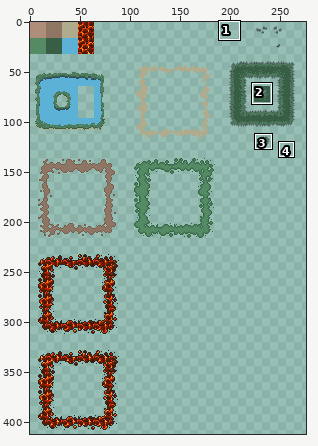
One commit to this sprite sheet: maps/tileset.png. The first picture is a wide view before the edit; the outline marks the close-up.
Close-up. Earlier state:
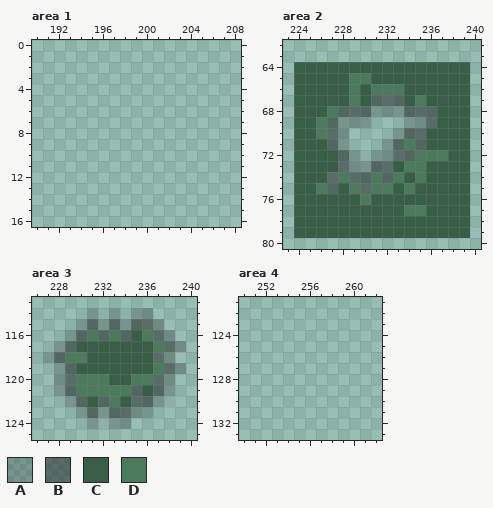
The file is 512x512 pixels. Colours within 5 levels of each other are drawn and written as one. Shown: area 1: x 190..208, y 0..16; area 2: x 223..240, y 62..80; area 3: x 226..240, y 113..125; area 4: x 250..262, y 121..133. The wide view leaves out empty margins. The commit also changed other parts of the picture, which this record leaves out.
Palette (. is transparent): A #1c1c1c40  B #1c1c1c80  C #395e46  D #4c7a5c
Pixels before, area 2, first column x 224:
64 CCCCCCCCCCCCCCCC
65 CCCCCDDCCCCCCCCC
66 CCCCCDCDDDCCCCCC
67 CCCCCDCBBBCDCCCC
68 CCCDBBBAAABBBCCC
69 CCDBAAA...AABCCC
70 CCDBA....ABBCCCC
71 CCCBA...ABDBCCCC
72 CCCCBA.AABBDDDCC
73 CCCCBAABBCDDCCCC
74 CCCBDBBDBDCDCCCC
75 CCDBCDBDDCDCCCCC
76 CCCCCCDCCCCCCCCC
77 CCCCCCCCCCDDCCCC
78 CCCCCCCCCCCCCCCC
79 CCCCCCCCCCCCCCCC
Pixels before, area 3, first column x 227:
114 ....A.A.AA...
115 ...ABABABBA..
116 ..ABDBDBCDBA.
117 .ABCCCCCCCDBA
118 ABDDCCCCCCBA.
119 .ABCCCCCCCDBA
120 .ABDDDCCDDBA.
121 .ABDDDDDBCBA.
122 ..ABCBDCBBA..
123 ...ABABBAA...
124 ....A.AA.....
After the commit:
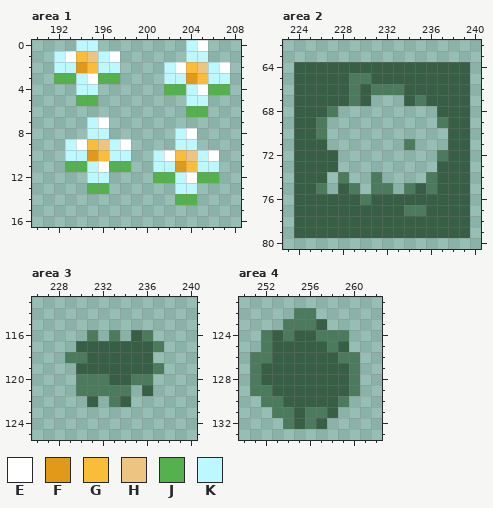
Colours new in this view: E #ffffff  F #e1991a  G #fabd3a  H #edc482  J #55b14e  K #bdf7ff
The edit:
Area 1:
y 0: x 194..195 .. -> KK; x 204..205 .. -> KE
y 1: x 192..197 ...... -> KEGHKE; x 204..205 .. -> KK
y 2: x 192..197 ...... -> KKFGKK; x 202..207 ...... -> KEGHKE
y 3: x 192..197 ...... -> JJKEJJ; x 202..207 ...... -> KKFGKK
y 4: x 194..195 .. -> KK; x 202..207 ...... -> JJKEJJ
y 5: x 194..195 .. -> JJ; x 204..205 .. -> KK
y 6: x 204..205 .. -> JJ
y 7: x 195..196 .. -> KE
y 8: x 195..196 .. -> KK; x 203..204 .. -> KE
y 9: x 193..198 ...... -> KEGHKE; x 203..204 .. -> KK
y 10: x 193..198 ...... -> KKFGKK; x 201..206 ...... -> KEGHKE
y 11: x 193..198 ...... -> JJKEJJ; x 201..206 ...... -> KKFGKK
y 12: x 195..196 .. -> KK; x 201..206 ...... -> JJKEJJ
y 13: x 195..196 .. -> JJ; x 203..204 .. -> KK
y 14: x 203..204 .. -> JJ
Area 2:
y 67: x 231..233 BBB -> ...
y 68: x 228..236 BBBAAABBB -> .........
y 69: x 227..230 BAAA -> ....; x 234..237 AABC -> ...D
y 70: x 227..228 BA -> ..; x 233..237 ABBCC -> .....
y 71: x 227..228 BA -> ..; x 232..233 AB -> ..; x 235..237 BCC -> ...
y 72: x 228..229 BA -> ..; x 231..236 AABBDD -> ......
y 73: x 228..236 BAABBCDDC -> .........
y 74: x 227 B -> .; x 229..230 BB -> ..; x 232..236 BDCDC -> ....D
y 75: x 227 B -> .; x 230 B -> .; x 233 C -> .; x 236 C -> D
Area 3:
y 114: x 231 A -> .; x 233 A -> .; x 235..236 AA -> ..
y 115: x 230..237 ABABABBA -> ........
y 116: x 229..230 AB -> ..; x 232 B -> .; x 234 B -> .; x 237..238 BA -> ..
y 117: x 228..229 AB -> ..; x 238..239 BA -> ..
y 118: x 227..228 AB -> ..; x 237..238 BA -> ..
y 119: x 228..229 AB -> ..; x 238..239 BA -> ..
y 120: x 228..229 AB -> ..; x 237..238 BA -> ..
y 121: x 228..229 AB -> ..; x 235 B -> .; x 237..238 BA -> ..
y 122: x 229..230 AB -> ..; x 232 B -> .; x 235..237 BBA -> ...
y 123: x 230..236 ABABBAA -> .......
y 124: x 231 A -> .; x 233..234 AA -> ..
Area 4:
y 122: x 255..256 .. -> DD
y 123: x 254..257 .... -> DDDC
y 124: x 252..259 ........ -> DCDCCDDD
y 125: x 252..259 ........ -> DCCCCCDC
y 126: x 251..260 .......... -> DDCCCCCCDD
y 127..128: x 251..260 .......... -> DCCCCCCCCD
y 129: x 251..260 .......... -> DDCCCCCCCD
y 130: x 252..259 ........ -> DDCCCCCD
y 131: x 253..258 ...... -> DDCDDC
y 132: x 254..257 .... -> DCDC
